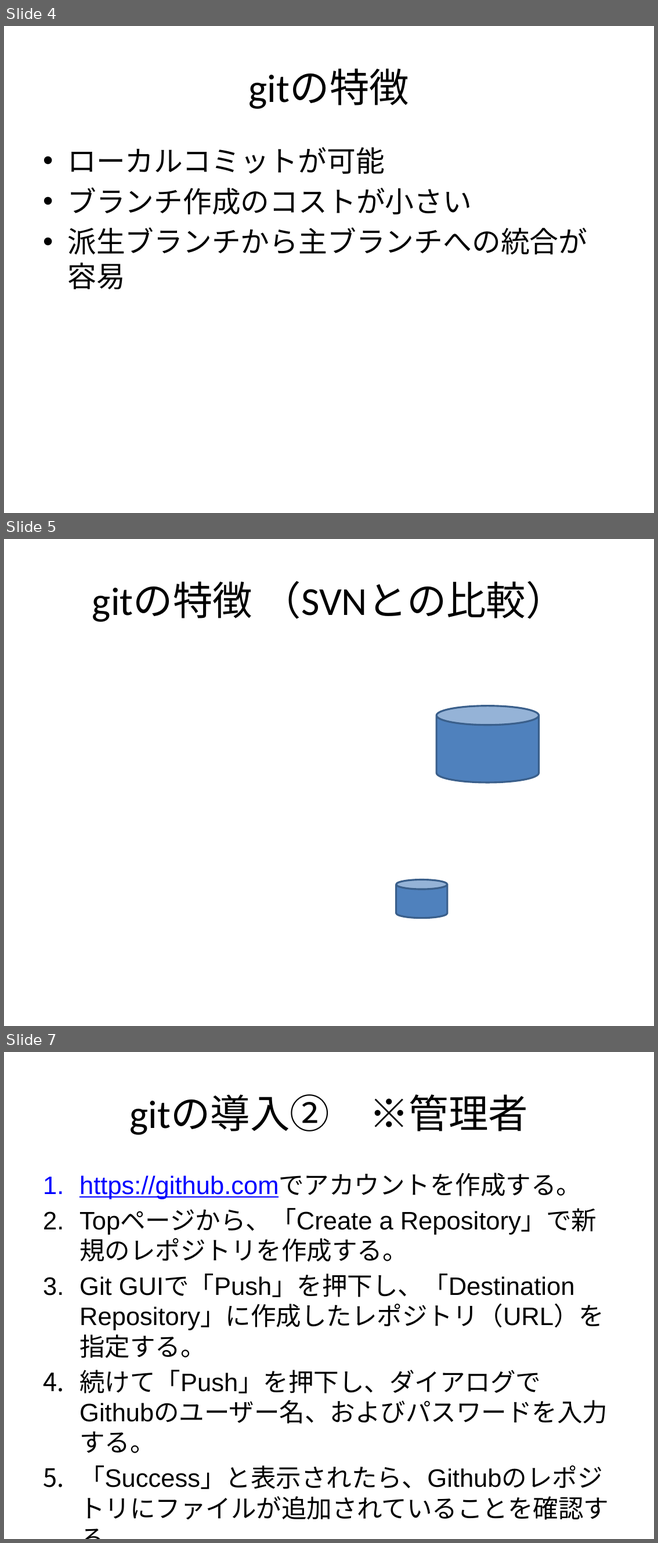
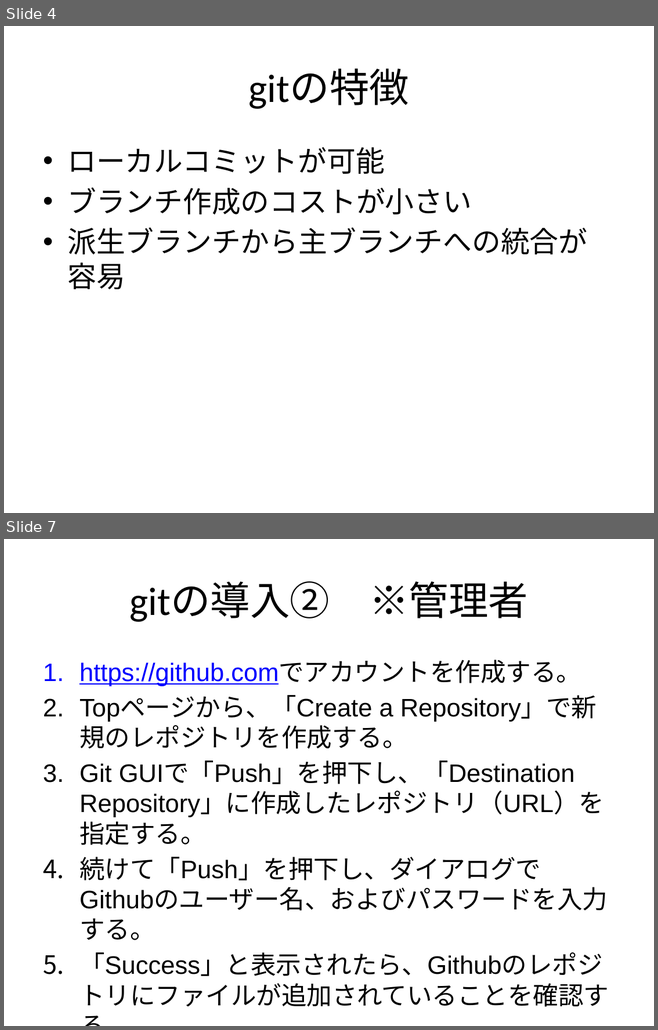
Before and after one commit to RyutaroMayumi/git_research, a slide deck: KK01_git.pptx. Shown one above the other, each under a label of ours: slides 4, 5 and 7 before the commit, slides 4 and 7 after it; the slides between them are not shown. The pictures are 658x1543 and 658x1030 pixels, drawn with LibreOffice and Linux fonts; fonts in the diff are those of the drawing. Boxes give left, top, right and bottom in pixels: in the first picture for what was removed or moved away, otherwise in the second. Text is boxed around its words. In the diff, an @@ line names an element or a change of style, - is before the commit and + after.

```diff
--- a/KK01_git.pptx
+++ b/KK01_git.pptx
@@ slide 5 removed at (4,539,654,1026), background #FFFFFF @@
@@ title removed at (92,581,565,622) @@
-gitの特徴 （SVNとの比較）
@@ cylinder removed at (436,706,538,783) @@
@@ cylinder removed at (396,880,447,918) @@
```
Also in this commit, not shown: 3 slides changed, 2 slides added.
